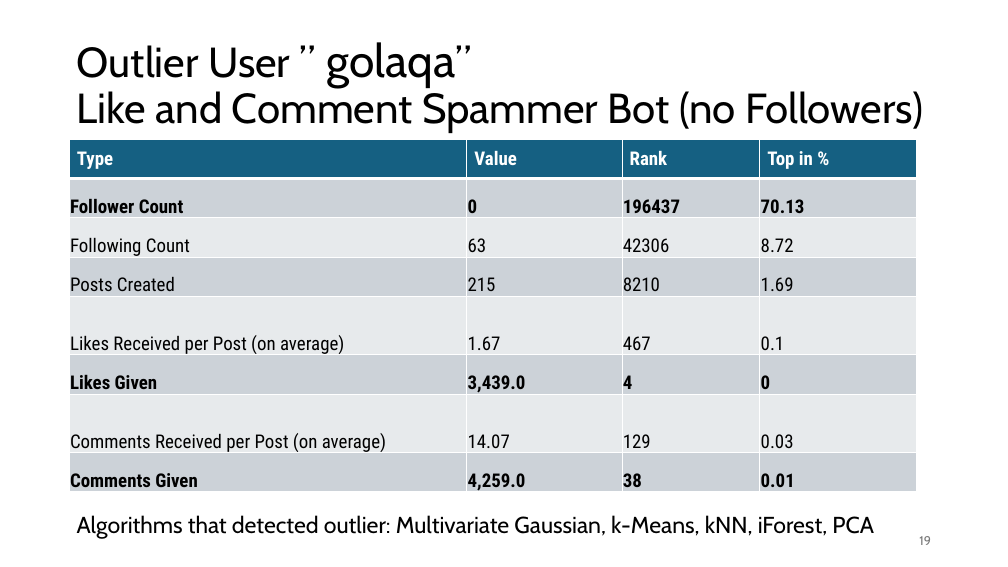
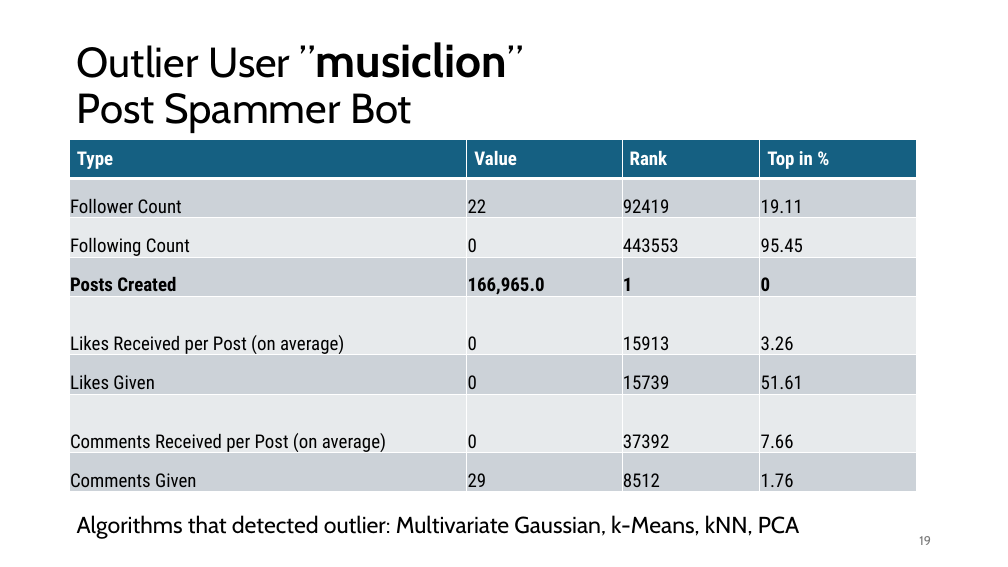
Before and after one commit to jonas-blum/data-mining-1, a slide deck: slide 19 of project/project-presentation-group51.pptx. Drawn at 1008x567 pixels with LibreOffice and Linux fonts; fonts in the diff are those of the drawing. Boxes give left, top, right and bottom in pixels: in the first picture for what was removed or moved away, otherwise in the second. Text is boxed around its words. In the diff, an @@ line names an element or a change of style, - is before the commit and + after.

```diff
--- a/project/project-presentation-group51.pptx
+++ b/project/project-presentation-group51.pptx
@@ title at (77, 42, 507, 133): text changed @@
-Outlier User ” golaqa”
-Like and Comment Spammer Bot (no Followers)
+Outlier User ”musiclion”
+Post Spammer Bot
@@ table at (70, 140, 917, 496) @@
-row 2: Follower Count | 0 | 196437 | 70.13
+row 2: Follower Count | 22 | 92419 | 19.11
-row 3: Following Count | 63 | 42306 | 8.72
+row 3: Following Count | 0 | 443553 | 95.45
-row 4: Posts Created | 215 | 8210 | 1.69
+row 4: Posts Created | 166,965.0 | 1 | 0
-row 5: Likes Received per Post (on average) | 1.67 | 467 | 0.1
+row 5: Likes Received per Post (on average) | 0 | 15913 | 3.26
-row 6: Likes Given | 3,439.0 | 4 | 0
+row 6: Likes Given | 0 | 15739 | 51.61
-row 7: Comments Received per Post (on average) | 14.07 | 129 | 0.03
+row 7: Comments Received per Post (on average) | 0 | 37392 | 7.66
-row 8: Comments Given | 4,259.0 | 38 | 0.01
+row 8: Comments Given | 29 | 8512 | 1.76
@@ bold off in "Follower Count", "Likes Given", "Comments Given" @@
@@ bold on in "Posts Created" @@
@@ text at (77, 515, 800, 539): text changed @@
-Algorithms that detected outlier: Multivariate Gaussian, k-Means, kNN, iForest, PCA
+Algorithms that detected outlier: Multivariate Gaussian, k-Means, kNN, PCA
```
Also in this commit, not shown: 3 other slides changed, 1 other file.
